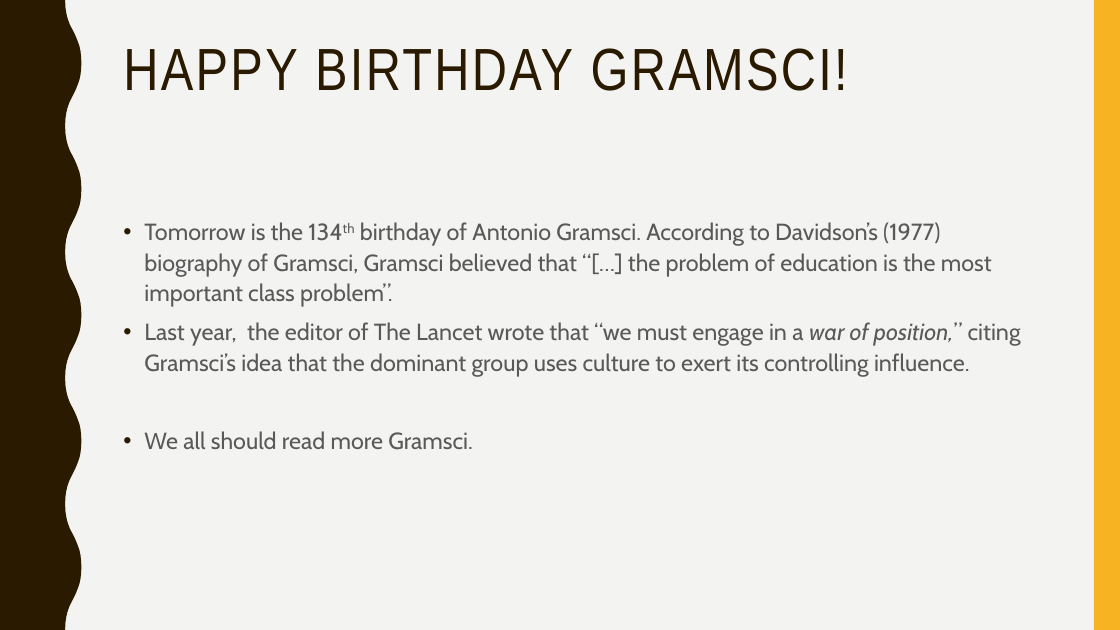
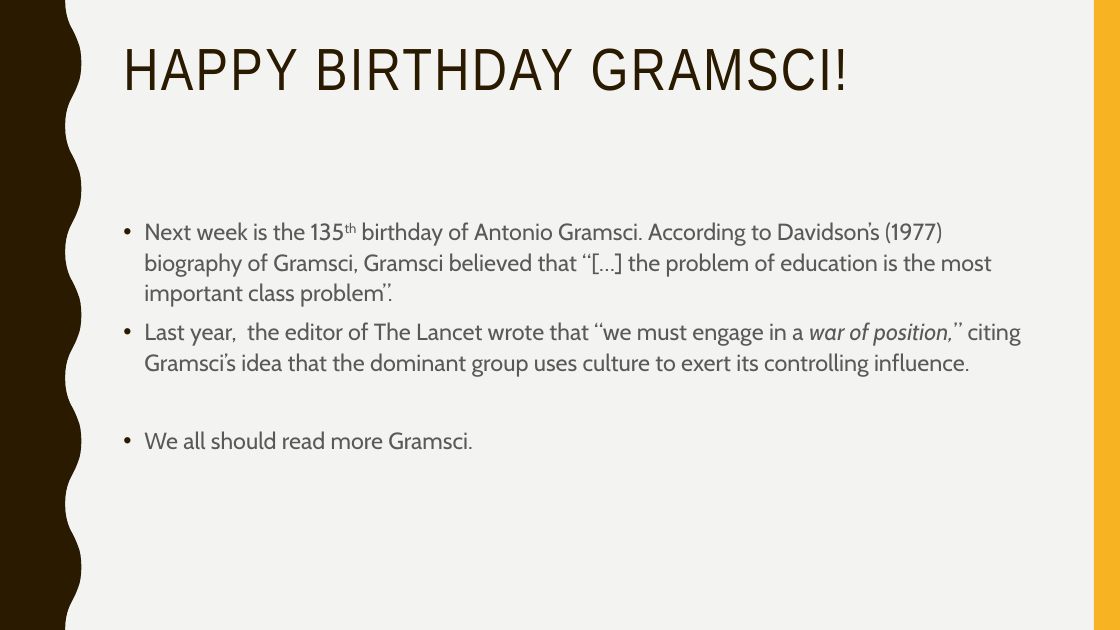
Before and after one commit to svallejovera/regression_ci, a slide deck: slide 2 of slide/4_Core_Concepts_of_Experimental_Design.pptx. Drawn at 1120x630 pixels with LibreOffice and Linux fonts; fonts in the diff are those of the drawing. Boxes give left, top, right and bottom in pixels: in the first picture for what was removed or moved away, otherwise in the second. Text is boxed around its words. In the diff, an @@ line names an element or a change of style, - is before the commit and + after.

```diff
--- a/slide/4_Core_Concepts_of_Experimental_Design.pptx
+++ b/slide/4_Core_Concepts_of_Experimental_Design.pptx
@@ text at [144, 222, 992, 307]: text changed @@
-• Tomorrow is the 134th birthday of Antonio Gramsci. According to Davidson’s (1977) biography of Gramsci, Gramsci believed that “[…] the problem of education is the most important class problem”.
+• Next week is the 135th birthday of Antonio Gramsci. According to Davidson’s (1977) biography of Gramsci, Gramsci believed that “[…] the problem of education is the most important class problem”.
```
Also in this commit, not shown: 1 other slide changed, 3 other files.
